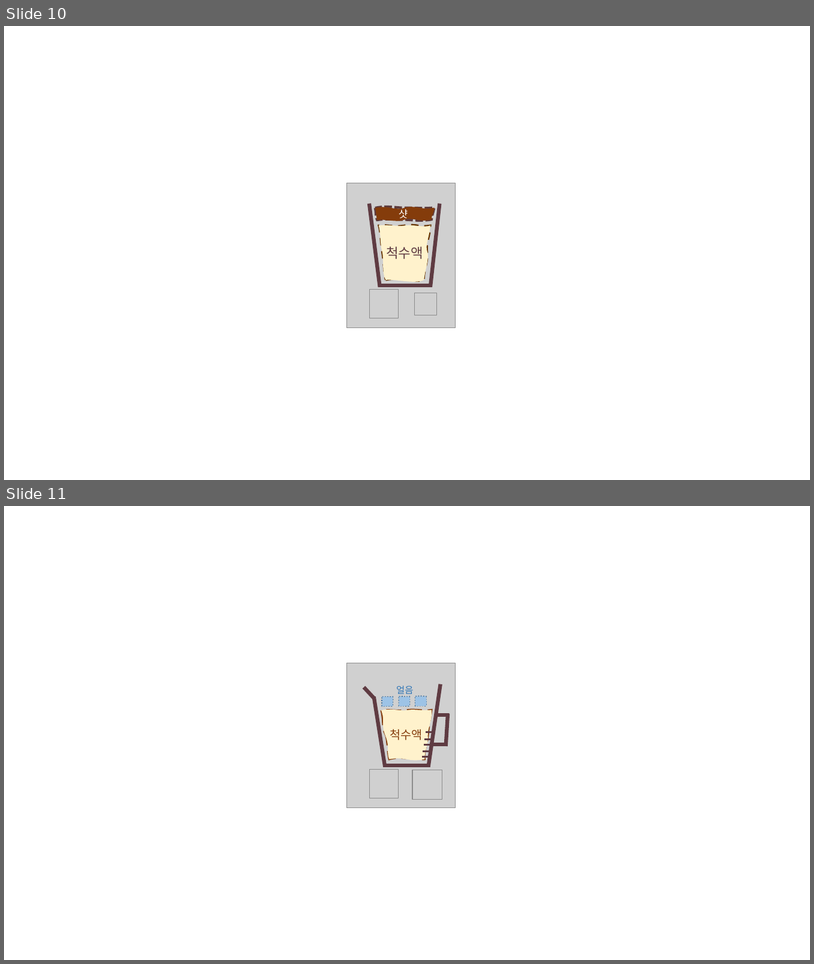
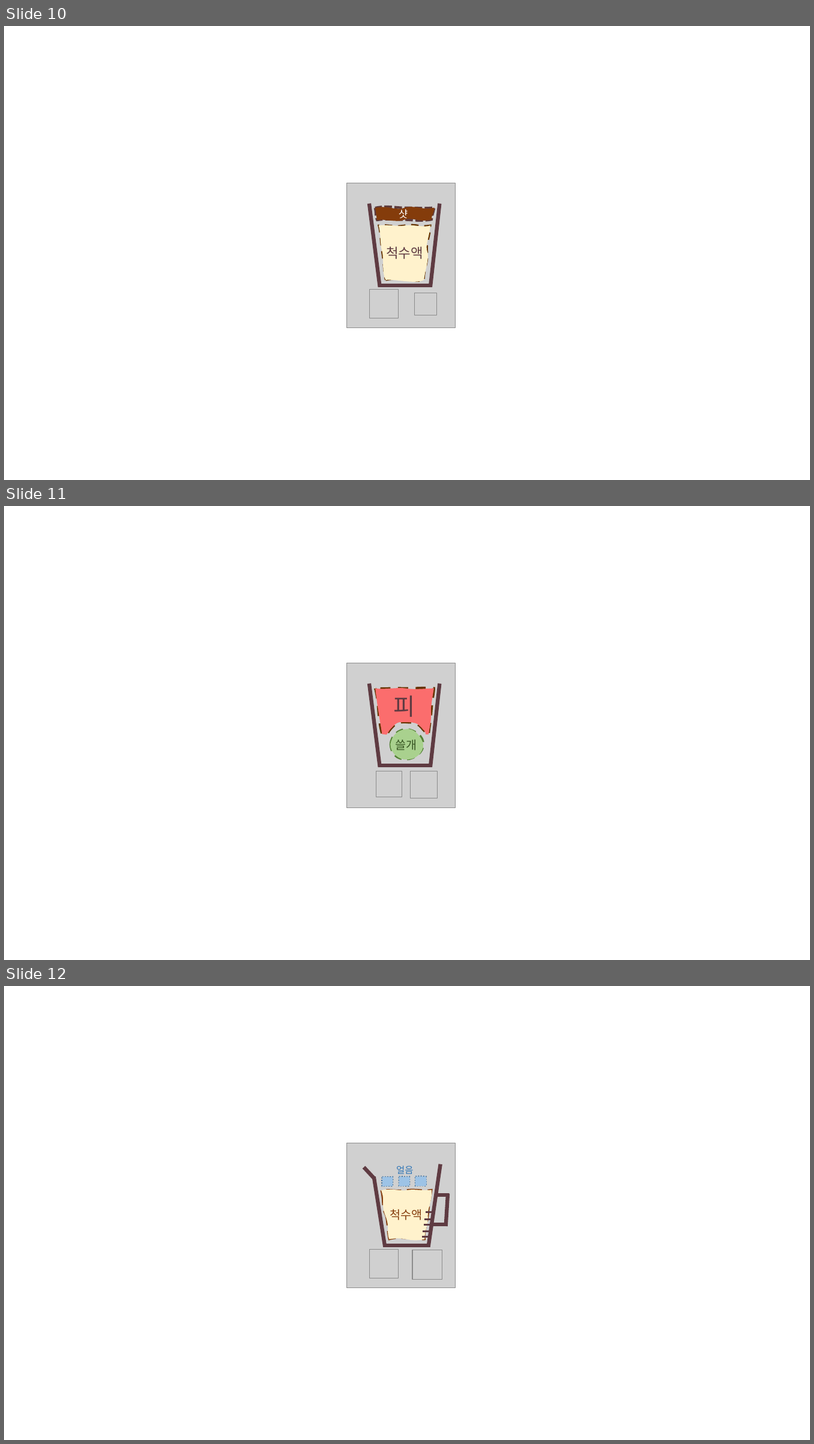
Before and after one commit to xodary/2DGPproject, a slide deck: ppt_2.pptx. Shown one above the other, each under a label of ours: slides 10 and 11 before the commit, slides 10, 11 and 12 after it. The pictures are 814x964 and 814x1444 pixels, drawn with LibreOffice and Linux fonts; fonts in the diff are those of the drawing; grey boxes stand for pictures. Boxes give left, top, right and bottom in pixels: in the first picture for what was removed or moved away, otherwise in the second. Text is boxed around its words. In the diff, an @@ line names an element or a change of style, - is before the commit and + after.

```diff
--- a/ppt_2.pptx
+++ b/ppt_2.pptx
@@ slide 11 added at box(4, 506, 810, 960), background #FFFFFF @@
@@ picture added at box(347, 663, 455, 808) @@
@@ line added from (369, 683) to (380, 767), #5F3B42 4.5 pt @@
@@ line added from (440, 683) to (431, 767), #5F3B42 4.5 pt @@
@@ freeform shape added at box(375, 688, 434, 734), fill #FB6D6D, outline #663300 3 pt dashed @@
@@ text added at box(393, 695, 415, 717), 28 pt, text #5F3B42 @@
+피
@@ freeform shape added at box(390, 729, 423, 759), fill #A9D18E, outline #548235 2.25 pt dashed @@
@@ text added at box(395, 739, 417, 750), 14 pt, text #385723 @@
+쓸개
@@ picture added at box(377, 771, 402, 796) @@
@@ line added from (378, 765) to (432, 765), #5F3B42 4.5 pt @@
@@ picture added at box(411, 771, 438, 798) @@
@@ what was slide 11 is now slide 12 @@
```
Also in this commit, not shown: 1 slide changed, 30 other files.
